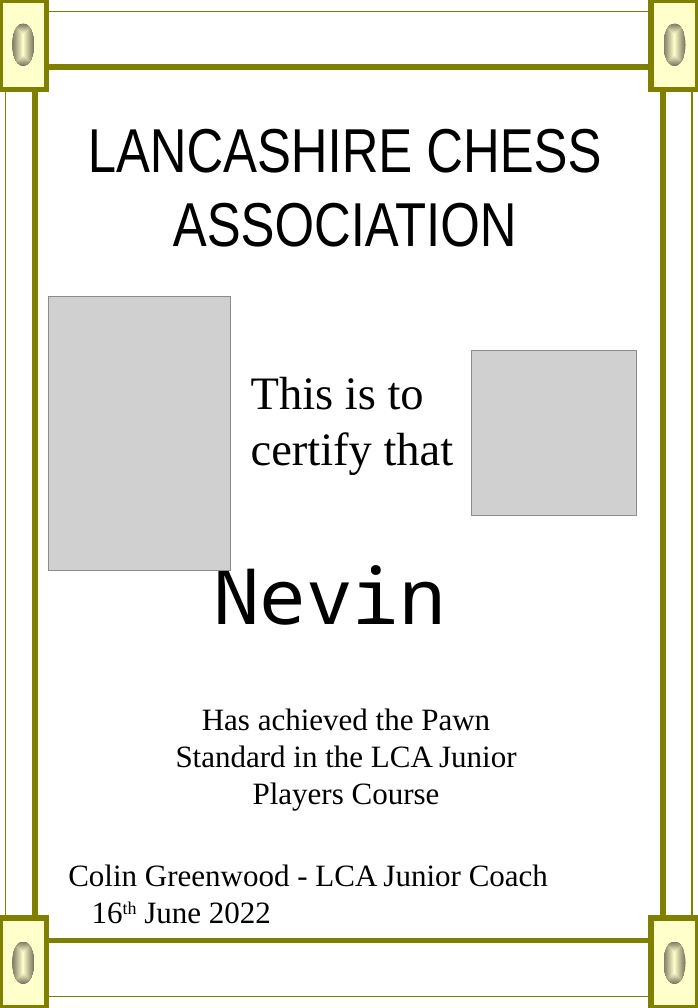
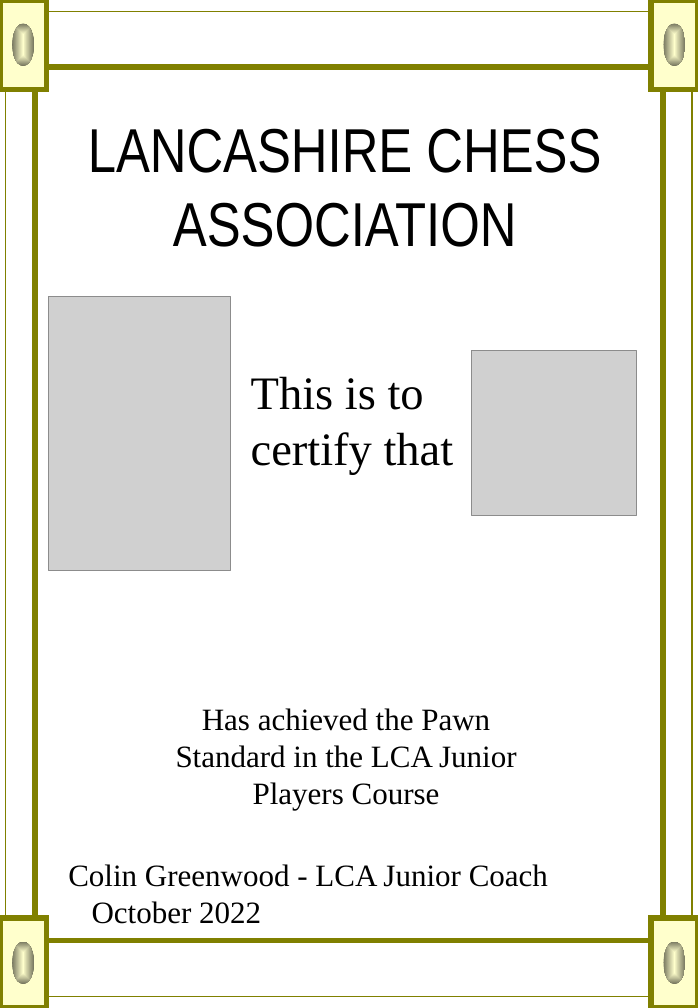
Before and after one commit to coling01/coling01.github.io, a slide deck: slide 1 of ChessCerts/PawnCert.ppt. Drawn at 698x1008 pixels with LibreOffice and Linux fonts; fonts in the diff are those of the drawing; grey boxes stand for pictures; background and template pictures are left out. Boxes give left, top, right and bottom in pixels: in the first picture for what was removed or moved away, otherwise in the second. Text is boxed around its words. In the diff, an @@ line names an element or a change of style, - is before the commit and + after.

```diff
--- a/ChessCerts/PawnCert.ppt
+++ b/ChessCerts/PawnCert.ppt
@@ subtitle removed at <box>213,552,446,625</box> @@
-Nevin
@@ text at <box>68,864,548,924</box>: text changed @@
-Colin Greenwood - LCA Junior Coach 16th June 2022
+Colin Greenwood - LCA Junior Coach October 2022
```
Also in this commit, not shown: 1 other slide changed, 1 other file.
